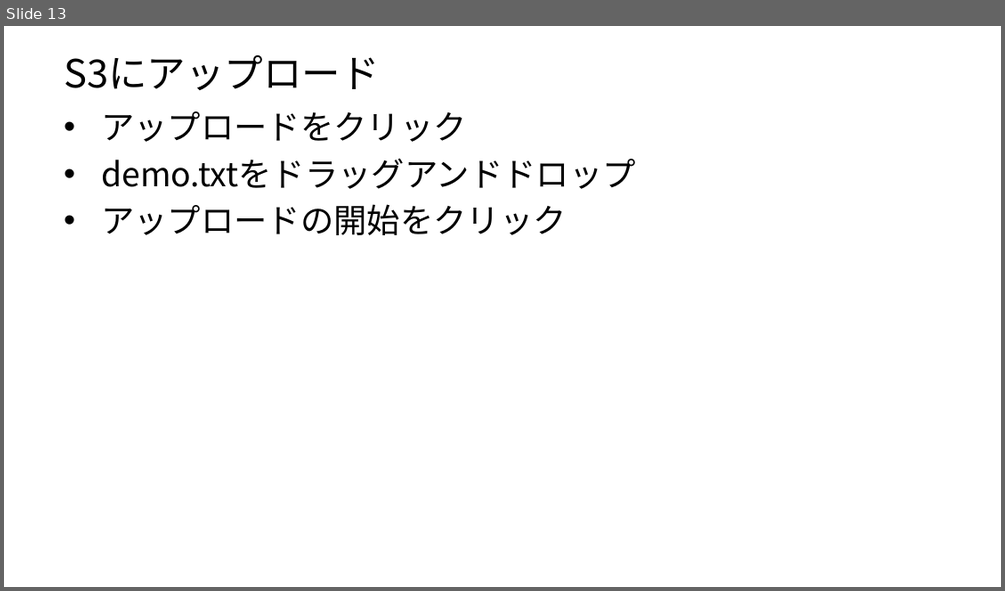
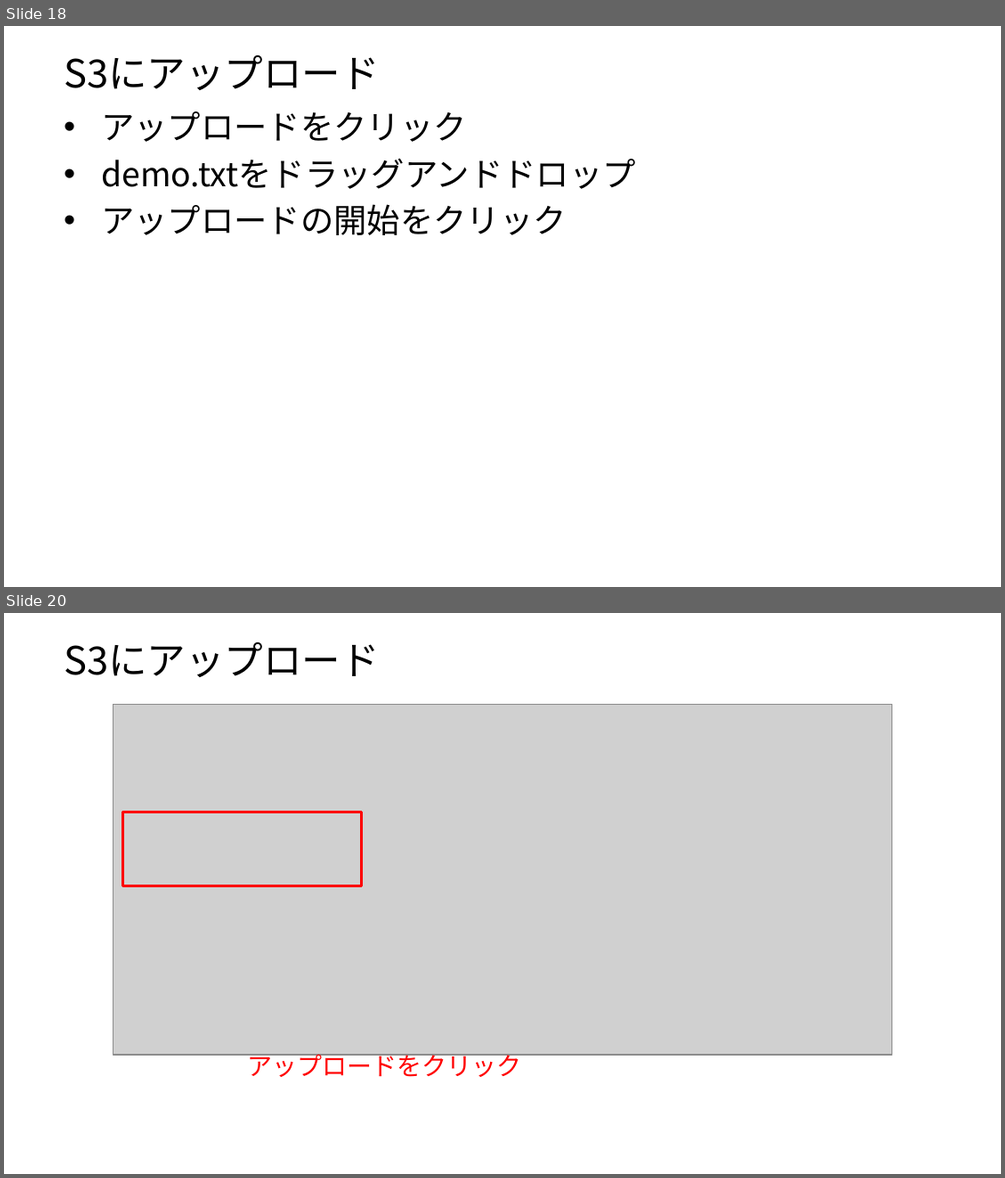
Before and after one commit to jaws-ug-tohoku/hands-on_mobileapp, a slide deck: Lambda/Lambda編.pptx. Shown one above the other, each under a label of ours: slide 13 before the commit, slides 18 and 20 after it; the slides between them are not shown. The pictures are 1005x591 and 1005x1178 pixels, drawn with LibreOffice and Linux fonts; fonts in the diff are those of the drawing; grey boxes stand for pictures. Boxes give left, top, right and bottom in pixels: in the first picture for what was removed or moved away, otherwise in the second. Text is boxed around its words. In the diff, an @@ line names an element or a change of style, - is before the commit and + after.

```diff
--- a/Lambda/Lambda編.pptx
+++ b/Lambda/Lambda編.pptx
@@ slide 20 added at <box>4,613,1001,1174</box>, background #FFFFFF @@
@@ title added at <box>64,642,380,677</box>, 28 pt, text #000000 @@
+S3にアップロード
@@ picture added at <box>113,705,892,1054</box> @@
@@ rectangle added at <box>122,812,361,886</box>, outline #FF0000 2.25 pt @@
@@ text added at <box>247,1050,521,1077</box>, 18 pt, text #FF0000 @@
+アップロードをクリック
@@ what was slide 13 is now slide 18 @@
```
Also in this commit, not shown: 2 slides changed, 11 other slides added, 5 slides removed.
